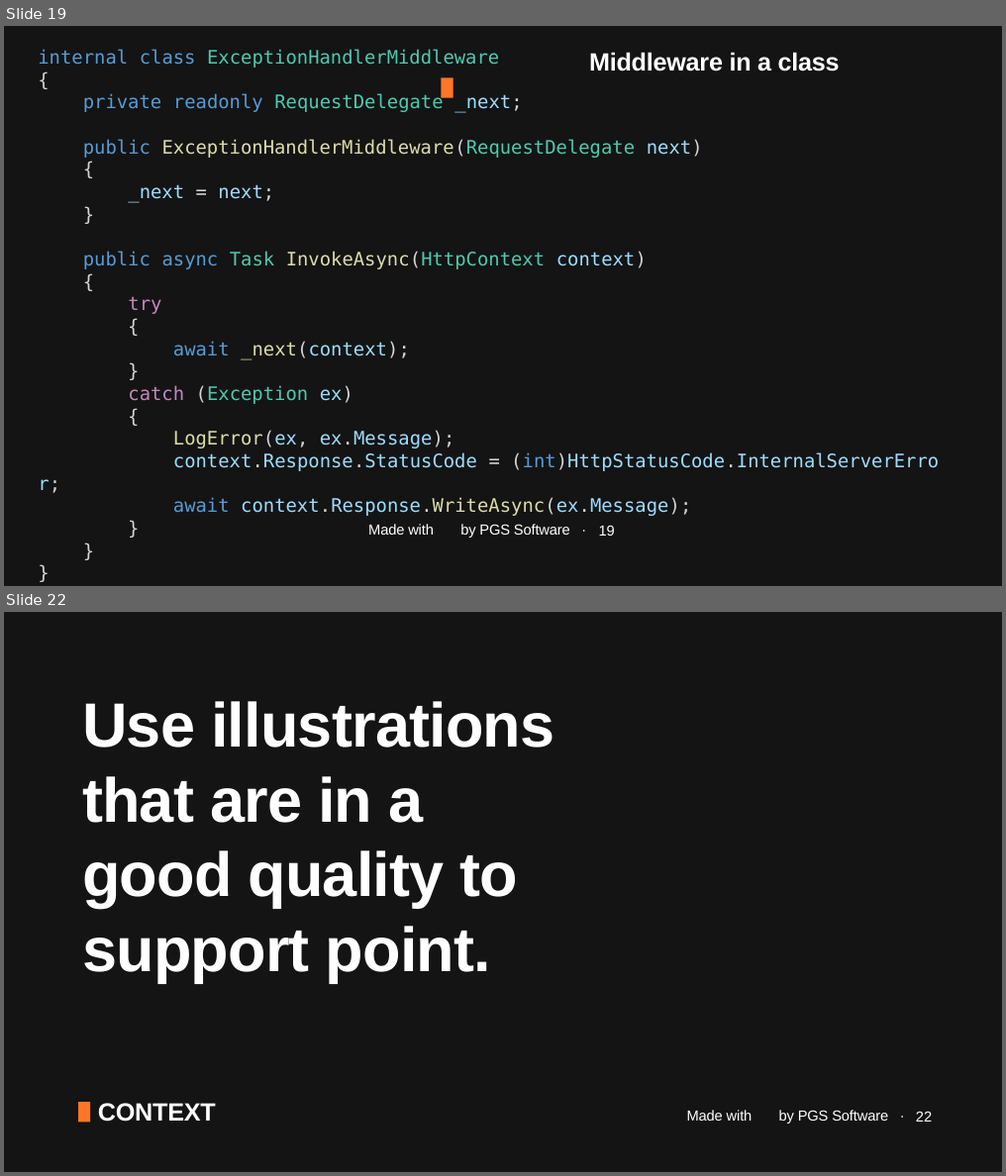
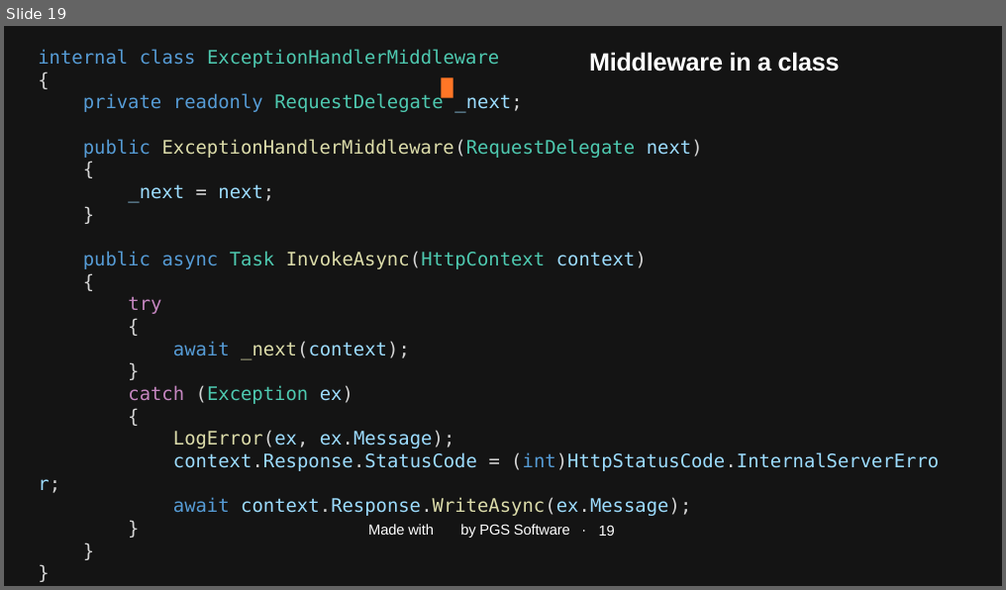
Before and after one commit to januszmarcinik/.NET-getting-started, a slide deck: PGS SharpDev.pptx. Shown one above the other, each under a label of ours: slides 19 and 22 before the commit, slide 19 after it; the slides between them are not shown. The pictures are 1006x1176 and 1006x590 pixels, drawn with LibreOffice and Linux fonts; fonts in the diff are those of the drawing; background and template pictures are left out. Boxes give left, top, right and bottom in pixels: in the first picture for what was removed or moved away, otherwise in the second. Text is boxed around its words. In the diff, an @@ line names an element or a change of style, - is before the commit and + after.

```diff
--- a/PGS SharpDev.pptx
+++ b/PGS SharpDev.pptx
@@ slide 22 removed at (x1=4, y1=612, x2=1002, y2=1172), background #141414 @@
@@ text removed at (x1=82, y1=701, x2=555, y2=982) @@
-Use illustrations that are in a good quality to support point.
@@ rectangle removed at (x1=78, y1=1102, x2=90, y2=1122) @@
@@ text removed at (x1=98, y1=1103, x2=216, y2=1122) @@
-CONTEXT
@@ text removed at (x1=687, y1=1110, x2=888, y2=1124) @@
-Made with by PGS Software ·
@@ page number removed at (x1=916, y1=1111, x2=932, y2=1122) @@
-22
```
Also in this commit, not shown: 3 slides changed, 7 slides added, 105 other slides removed, 4 other files.
